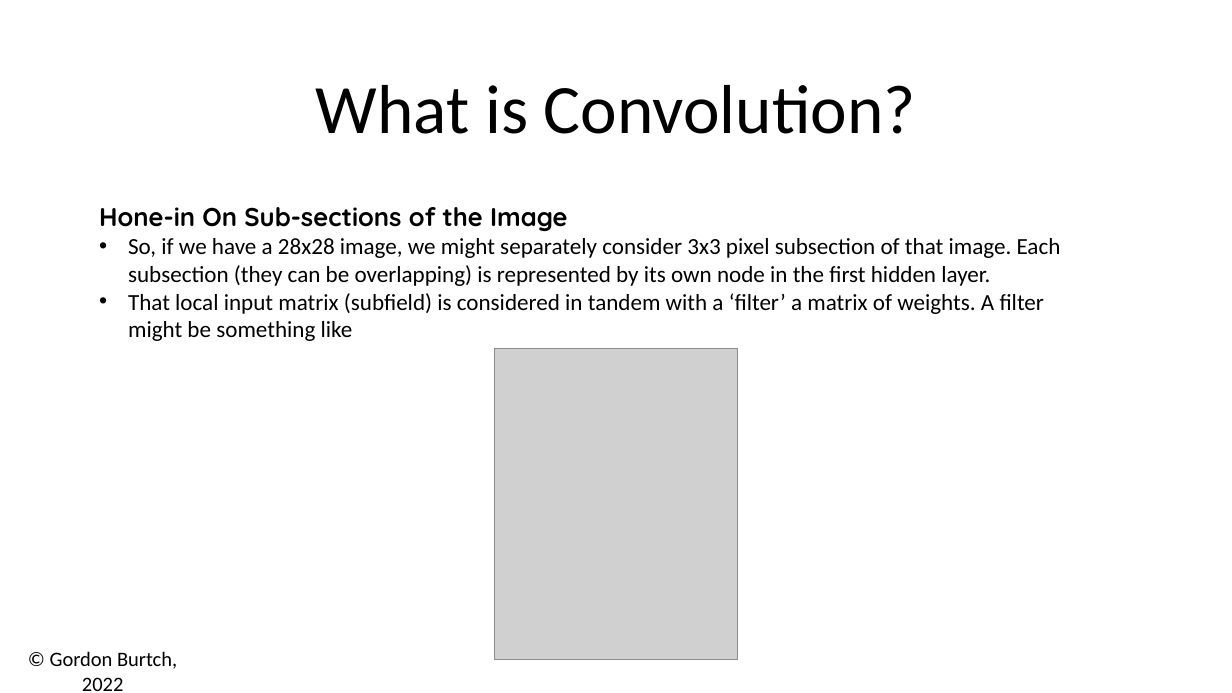
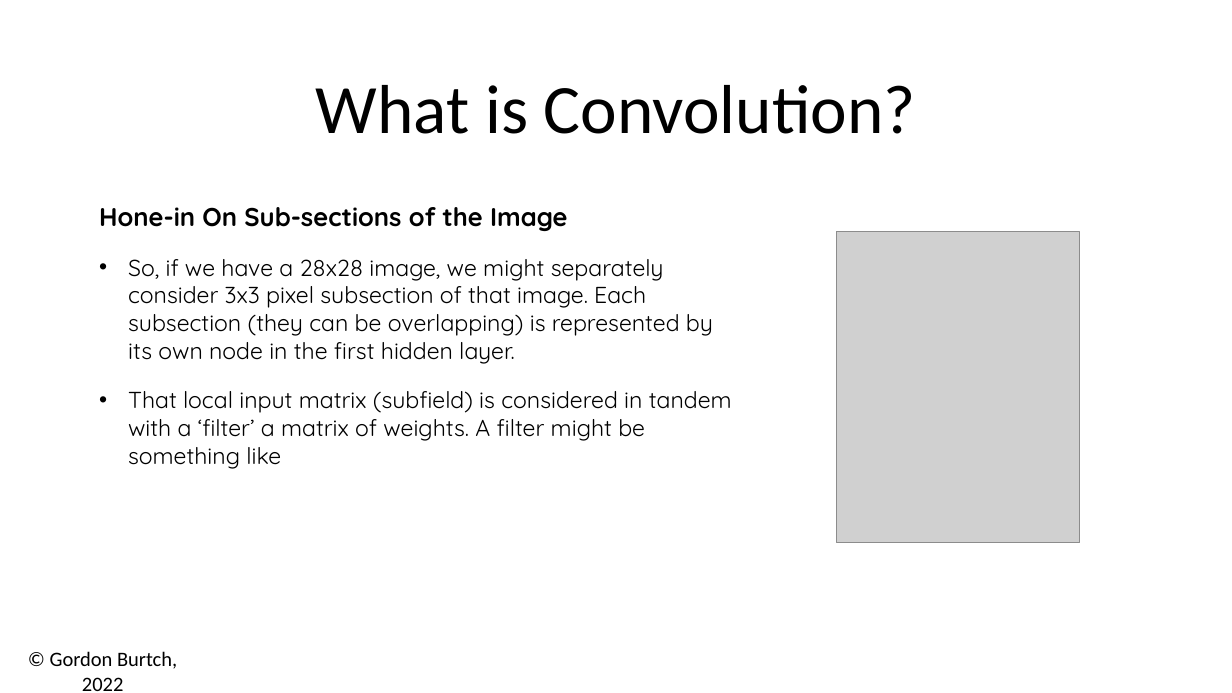
Before and after one commit to gburtch/NYU---ModernAI, a slide deck: slide 6 of Session 4-5/04 - 2 - Intro to CNNs.pptx. Drawn at 1232x693 pixels with LibreOffice and Linux fonts; fonts in the diff are those of the drawing; grey boxes stand for pictures. Boxes give left, top, right and bottom in pixels: in the first picture for what was removed or moved away, otherwise in the second. Text is boxed around its words. In the diff, an @@ line names an element or a change of style, - is before the commit and + after.

```diff
--- a/Session 4-5/04 - 2 - Intro to CNNs.pptx
+++ b/Session 4-5/04 - 2 - Intro to CNNs.pptx
@@ picture moved from (x1=494, y1=348, x2=738, y2=659) to (x1=836, y1=232, x2=1080, y2=543) @@
@@ text at (x1=128, y1=259, x2=732, y2=469): font Calibri to Quicksand in "So, if we have a 28x28 image, ...", "That local input matrix (subfield) is considered ..." @@
```
Also in this commit, not shown: 11 other slides changed, 1 slide removed, 26 other files.
